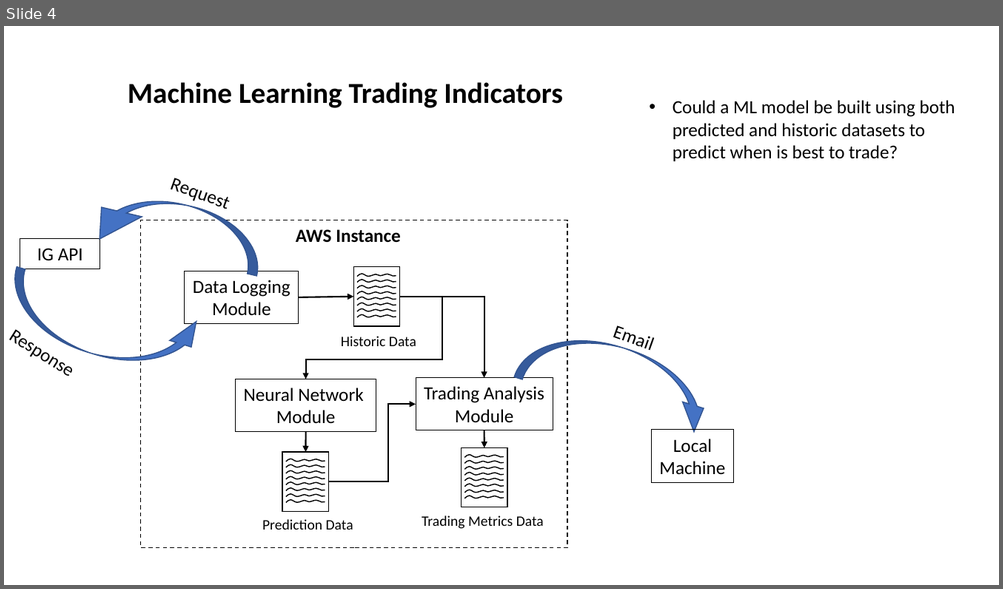
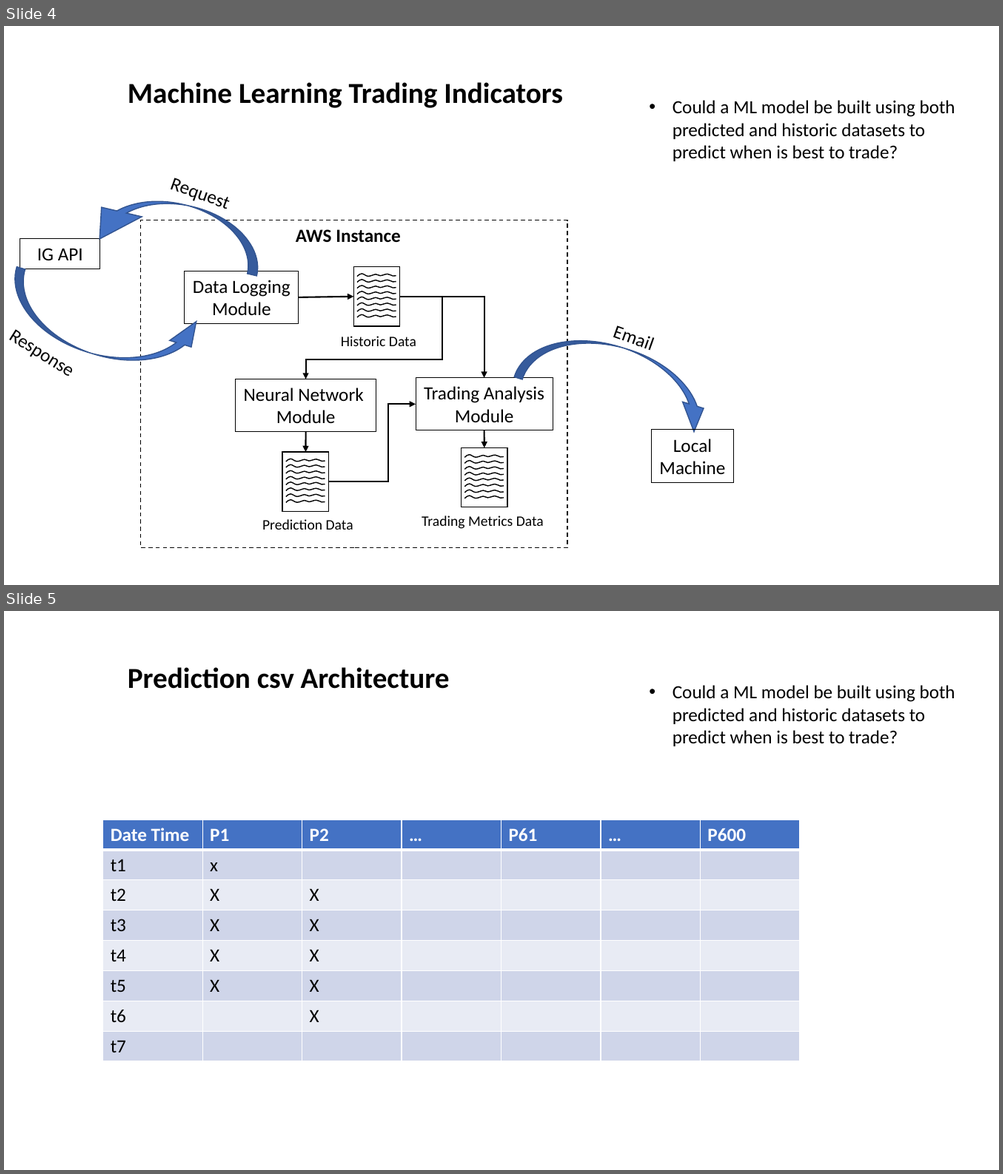
Before and after one commit to jplayle/AIFX, a slide deck: reference/Architecture.pptx. Shown one above the other, each under a label of ours: slide 4 before the commit, slides 4 and 5 after it. The pictures are 1003x589 and 1003x1174 pixels, drawn with LibreOffice and Linux fonts; fonts in the diff are those of the drawing. Boxes give left, top, right and bottom in pixels: in the first picture for what was removed or moved away, otherwise in the second. Text is boxed around its words. In the diff, an @@ line names an element or a change of style, - is before the commit and + after.

```diff
--- a/reference/Architecture.pptx
+++ b/reference/Architecture.pptx
@@ slide 5 added at bbox=[4, 611, 999, 1170], background #FFFFFF @@
@@ text added at bbox=[128, 667, 449, 689], 28 pt, text #000000, bold @@
+Prediction csv Architecture
@@ text added at bbox=[672, 685, 955, 746], 18 pt, text #000000 @@
+• Could a ML model be built using both
+  predicted and historic datasets to
+  predict when is best to trade?
@@ table added at bbox=[103, 820, 798, 1062], 8 rows, 7 columns @@
+Date Time | P1 | P2 | … | P61 | … | P600
+t1 | x |  |  |  |  | 
+t2 | X | X |  |  |  | 
+t3 | X | X |  |  |  | 
+t4 | X | X |  |  |  | 
+t5 | X | X |  |  |  | 
+t6 |  | X |  |  |  | 
+t7 |  |  |  |  |  | 
```
Also in this commit, not shown: 1 other file.
